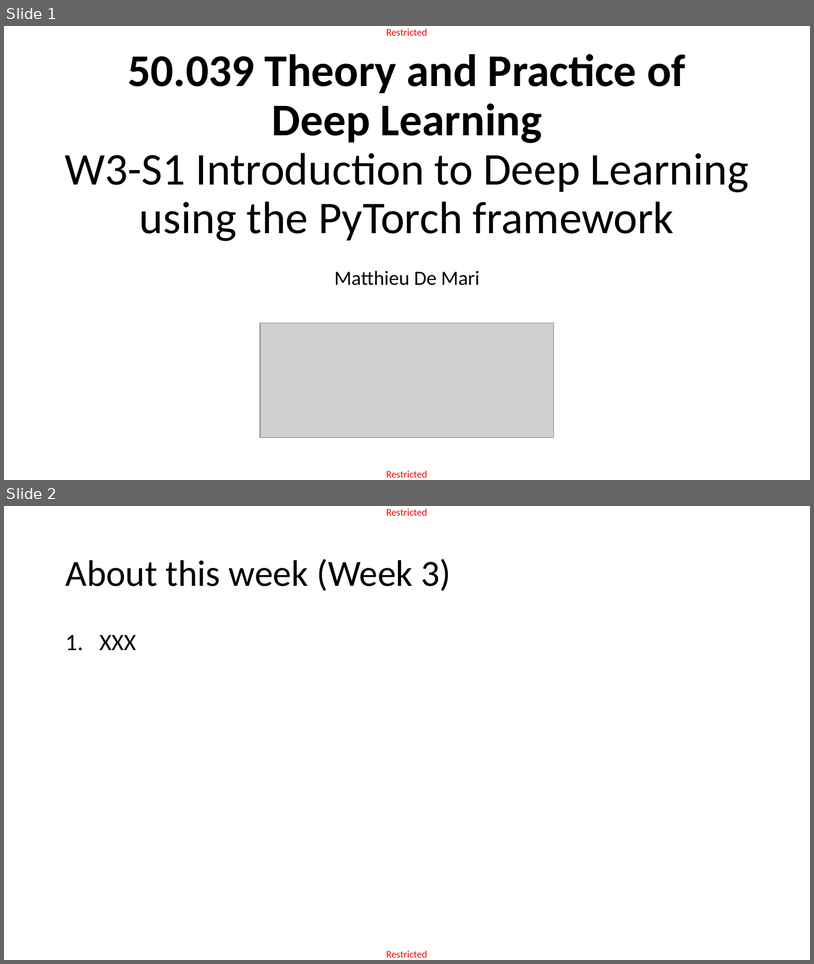
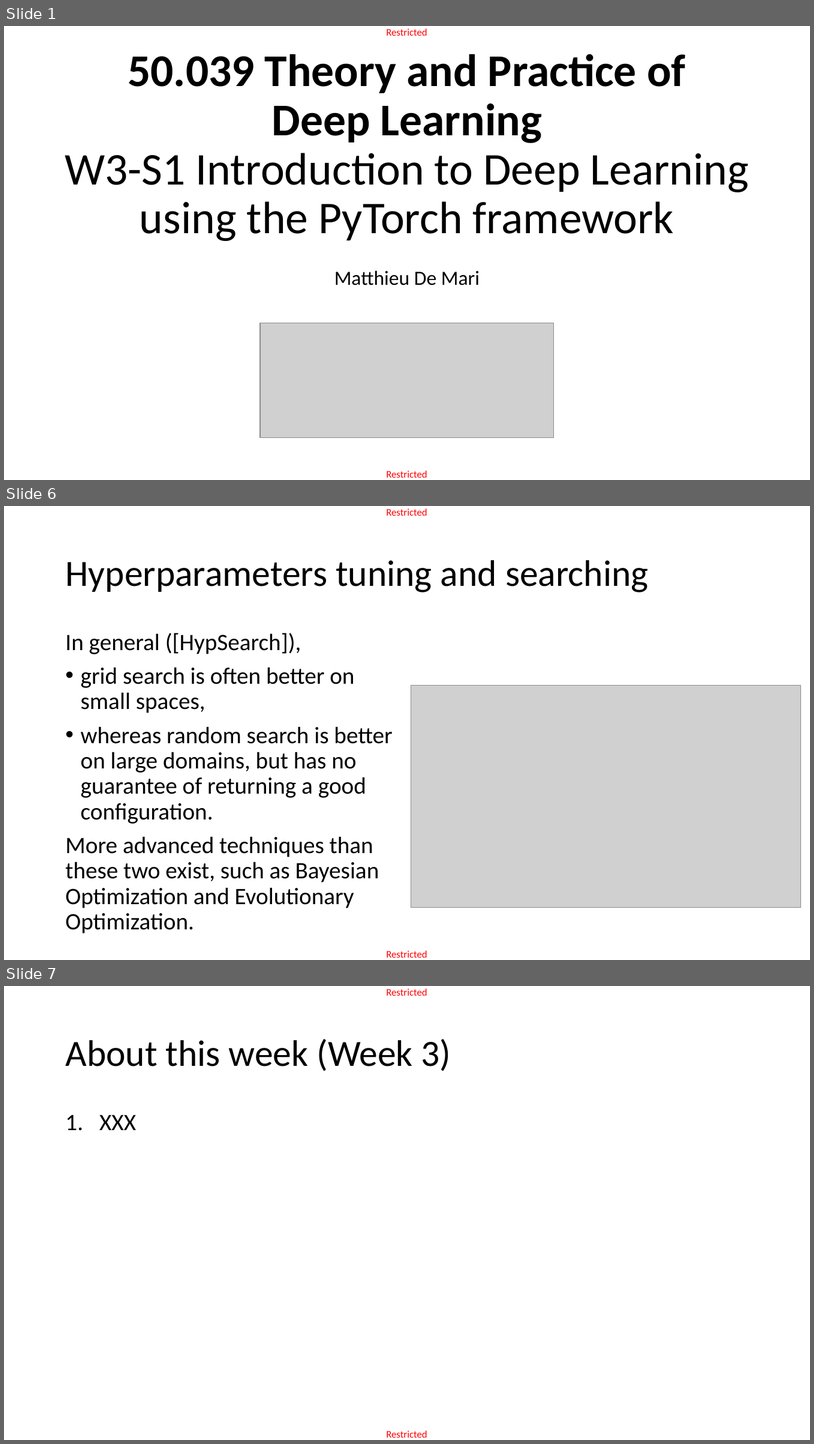
Before and after one commit to matthieudemari/SUTD_DL_50_039, a slide deck: W3/0. All/W3.pptx. Shown one above the other, each under a label of ours: slides 1 and 2 before the commit, slides 1, 6 and 7 after it; the slides between them are not shown. The pictures are 814x964 and 814x1444 pixels, drawn with LibreOffice and Linux fonts; fonts in the diff are those of the drawing; grey boxes stand for pictures. Boxes give left, top, right and bottom in pixels: in the first picture for what was removed or moved away, otherwise in the second. Text is boxed around its words. In the diff, an @@ line names an element or a change of style, - is before the commit and + after.

```diff
--- a/W3/0. All/W3.pptx
+++ b/W3/0. All/W3.pptx
@@ slide 6 added at box(4, 506, 810, 960), background #FFFFFF; not listed: 2 template elements that a slide beside it also shows @@
@@ title added at box(65, 560, 648, 592), 44 pt, text #000000 @@
+Hyperparameters tuning and searching
@@ text added at box(65, 633, 392, 933), 28 pt, text #000000 @@
+In general ([HypSearch]),
+• grid search is often better on small spaces,
+• whereas random search is better on large domains, but has no guarantee of returning a good configuration.
+More advanced techniques than these two exist, such as Bayesian Optimization and Evolutionary Optimization.
@@ picture added at box(412, 685, 801, 907) @@
@@ what was slide 2 is now slide 7 @@
```
Also in this commit, not shown: 14 other slides added, 3 slides removed, 1 other file.
